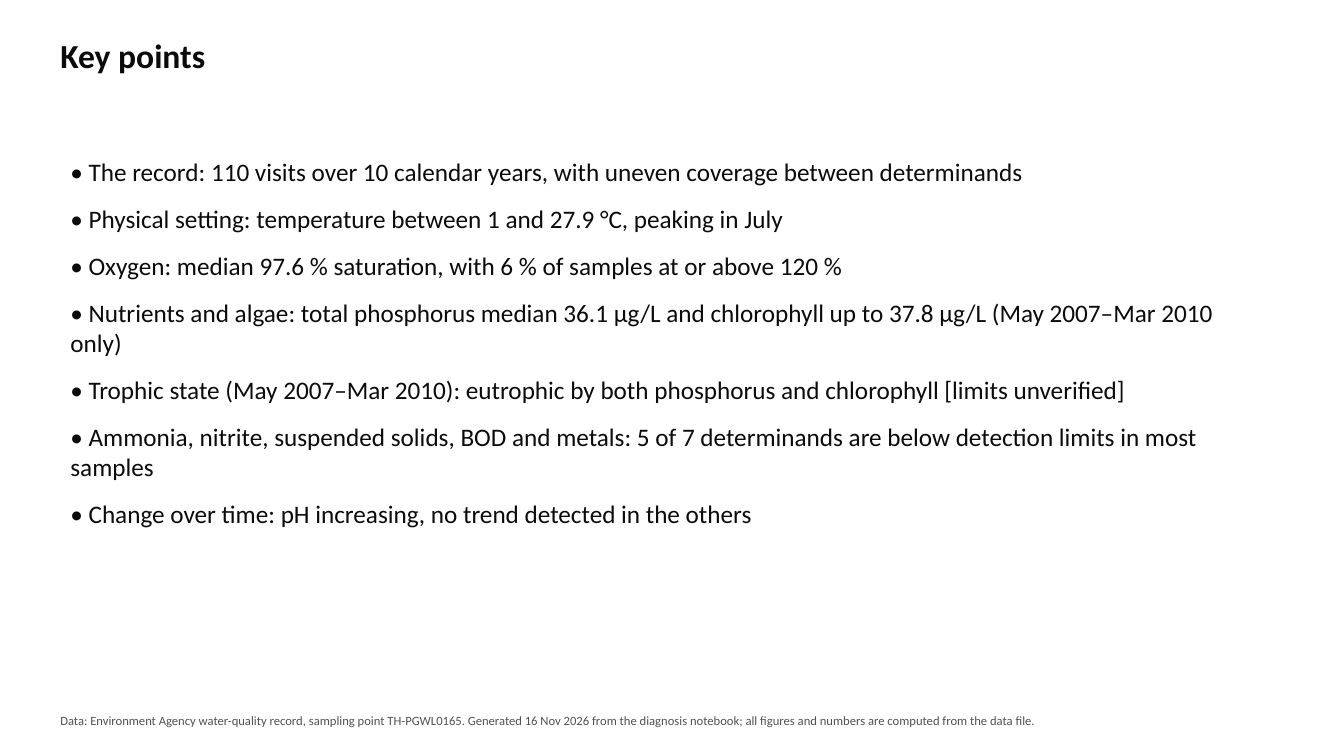
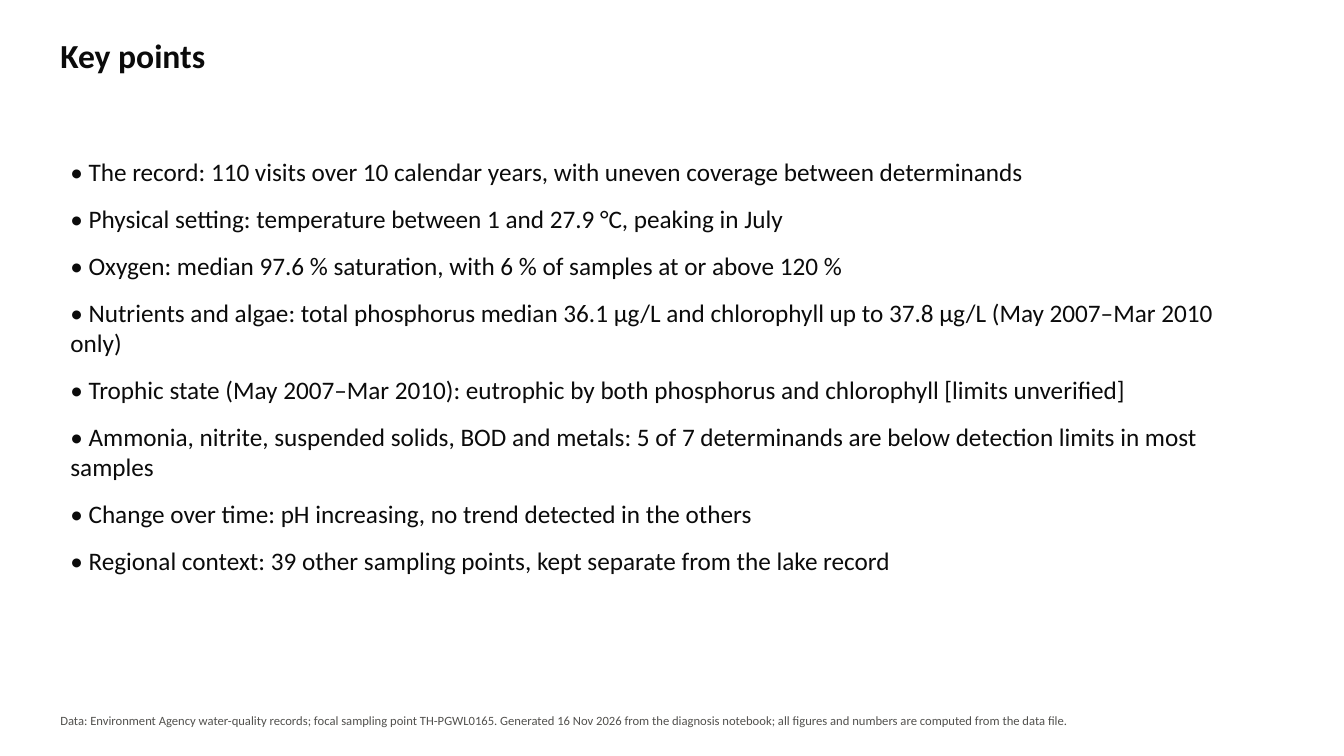
Before and after one commit to sofiamidauar/PhD-resources, a slide deck: slide 2 of KVP-water-quality-diagnosis/outputs/report/KVP_water_quality_summary.pptx. Drawn at 1344x756 pixels with LibreOffice and Linux fonts; fonts in the diff are those of the drawing. Boxes give left, top, right and bottom in pixels: in the first picture for what was removed or moved away, otherwise in the second. Text is boxed around its words. In the diff, an @@ line names an element or a change of style, - is before the commit and + after.

```diff
--- a/KVP-water-quality-diagnosis/outputs/report/KVP_water_quality_summary.pptx
+++ b/KVP-water-quality-diagnosis/outputs/report/KVP_water_quality_summary.pptx
@@ text at (89, 552, 889, 575): paragraph added @@
+• Regional context: 39 other sampling points, kept separate from the lake record
@@ text at (60, 716, 1067, 727): text changed @@
-Data: Environment Agency water-quality record, sampling point TH-PGWL0165. Generated 16 Nov 2026 from the diagnosis notebook; all figures and numbers are computed from the data file.
+Data: Environment Agency water-quality records; focal sampling point TH-PGWL0165. Generated 16 Nov 2026 from the diagnosis notebook; all figures and numbers are computed from the data file.
```
Also in this commit, not shown: 12 other slides changed, 1 slide added, 6 other files.
